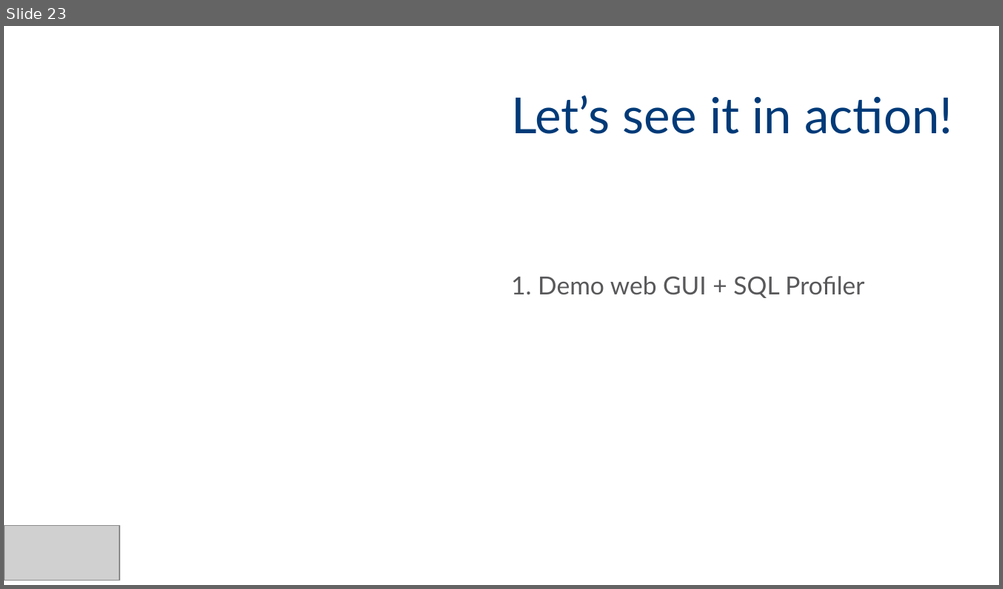
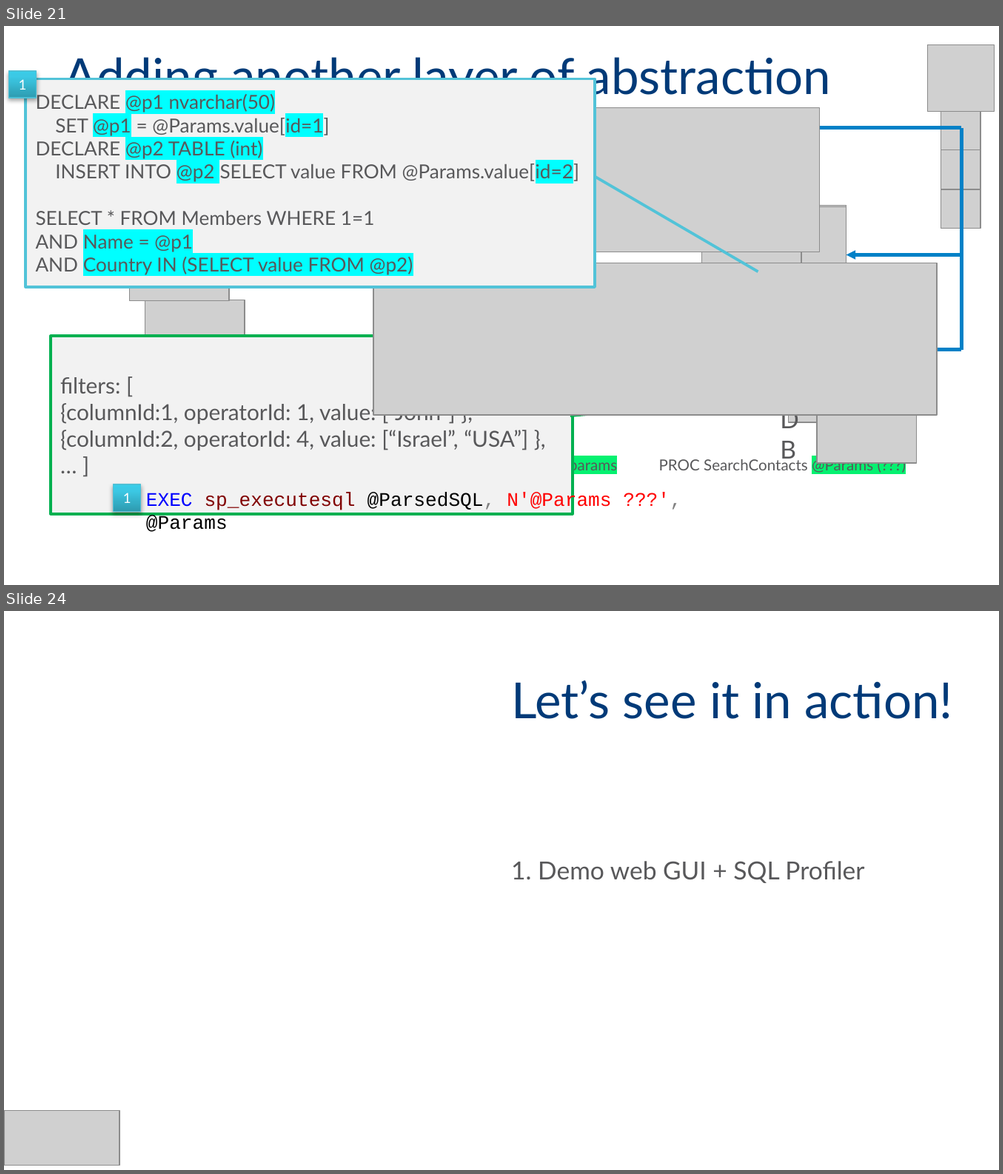
Before and after one commit to MadeiraData/DynamicFilters, a slide deck: DynamicFilters_Presentation_Eng.pptx. Shown one above the other, each under a label of ours: slide 23 before the commit, slides 21 and 24 after it; the slides between them are not shown. The pictures are 1003x589 and 1003x1174 pixels, drawn with LibreOffice and Linux fonts; fonts in the diff are those of the drawing; grey boxes stand for pictures; background and template pictures are left out. Boxes give left, top, right and bottom in pixels: in the first picture for what was removed or moved away, otherwise in the second. Text is boxed around its words. In the diff, an @@ line names an element or a change of style, - is before the commit and + after.

```diff
--- a/DynamicFilters_Presentation_Eng.pptx
+++ b/DynamicFilters_Presentation_Eng.pptx
@@ slide 21 added at (4,26,999,585), background #FFFFFF @@
@@ picture added at (927,45,993,112) @@
@@ title added at (64,57,831,104), 36 pt, text #003A78 @@
+Adding another layer of abstraction
@@ rectangle added at (9,70,37,98), fill gradient #2E9CB0 to #3CCAE5 to #39CDE9, outline #4DC1D7 0.75 pt, 10 pt, text #FFFFFF @@
+1
@@ border callout added at (26,79,595,286), fill #F2F2F2, outline #52C3D8 2 pt, 14 pt, text #58585A @@
+DECLARE @p1 nvarchar(50)
+SET @p1 = @Params.value[id=1]
+DECLARE @p2 TABLE (int)
+INSERT INTO @p2 SELECT value FROM @Params.value[id=2]
+SELECT * FROM Members WHERE 1=1
+AND Name = @p1
+AND Country IN (SELECT value FROM @p2)
@@ picture added at (369,107,819,252) @@
@@ picture added at (941,110,981,150) @@
@@ elbow arrow added from (961, 127) to (179, 201), #0081C8 2.25 pt @@
@@ line added from (961, 350) to (961, 127), #0081C8 2.25 pt @@
@@ picture added at (941,150,981,190) @@
@@ picture added at (129,201,229,301) @@
@@ picture added at (941,189,981,229) @@
@@ picture added at (747,205,846,304) @@
@@ picture added at (747,207,846,306) @@
@@ picture added at (701,227,801,326) @@
@@ picture added at (373,263,936,415) @@
@@ arrow added from (961, 255) to (846, 255), #0081C8 2.25 pt @@
@@ picture added at (145,301,244,400) @@
@@ border callout added at (51,336,573,514), fill #F2F2F2, outline #00B050 2 pt, 16 pt, text #58585A @@
+filters: [
+{columnId:1, operatorId: 1, value: [“John”] },
+{columnId:2, operatorId: 4, value: [“Israel”, “USA”] },
+… ]
@@ picture added at (788,323,887,423) @@
@@ arrow added from (244, 350) to (441, 350), #0081C8 2.25 pt @@
@@ line added from (846, 350) to (961, 350), #0081C8 2.25 pt @@
@@ picture added at (817,364,916,463) @@
@@ text added at (148,400,210,440), 18 pt, text #58585A @@
+GUI
@@ text added at (466,398,513,437), 18 pt, text #58585A @@
+BL
@@ text added at (770,400,822,440), 18 pt, text #58585A @@
+DB
@@ text added at (65,457,275,474), 11 pt, text #58585A @@
+callMethod(frm.parametersObj)
@@ text added at (506,457,617,511), 11 pt, text #58585A @@
+cmd.parameters.add @Params, params
@@ text added at (659,457,873,474), 11 pt, text #58585A @@
+PROC SearchContacts @Params (???)
@@ rectangle added at (114,485,141,511), fill gradient #2E9CB0 to #3CCAE5 to #39CDE9, outline #4DC1D7 0.75 pt, 10 pt, text #FFFFFF @@
+1
@@ text added at (146,492,611,532), 14 pt, text #000000 @@
+EXEC sp_executesql @ParsedSQL, N'@Params ???', @Params
@@ what was slide 23 is now slide 24 @@
```
Also in this commit, not shown: 10 slides changed.
